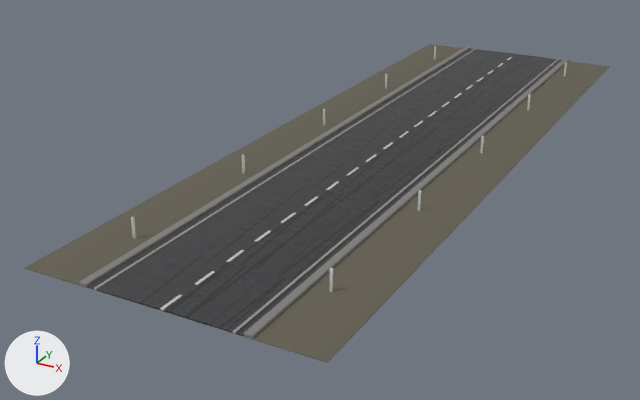
Renders of the glTF model public/assets/blender/road_section_v1.glb from each side of a commit.
One viewpoint serves both versions: a 50 mm lens placed at (17.6, -40.6, 15.8), pointed at (-3.0, -3.3, -2.8). The lights are fixed; the arrows at lower left show +X, +Y and +Z. The first picture is the older version. Vertices at exactly the same position are counted once.

The first picture shows 'Road_Crown', 'Road_Kerb_-1', 'Road_Kerb_1', 'Road_Surface', 'Road_Verge_-1', 'Road_Verge_1' and 5 more.
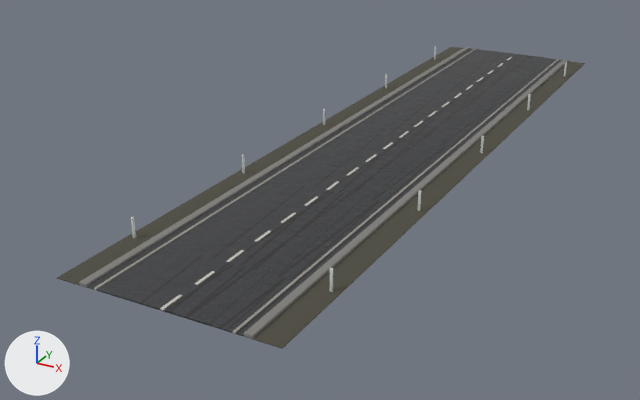
Location of each change, (x1, y1, x2, y2) in pixels of the pictures (640 x 400 px):
'Road_Verge_1', recoloured, rescaled (7% narrower)
    before: (252, 61, 610, 363)
    after: (252, 61, 585, 349)
'Road_Verge_-1', recoloured, rescaled (7% narrower)
    before: (24, 44, 463, 286)
    after: (57, 47, 463, 286)

Edits to the bpy script that builds the scene:
```text
Change mat_roadverge:
    mat_roadverge.base_color: (0.128, 0.116, 0.086) -> (0.074, 0.07, 0.05)  # brown #646053 -> dark grey #4d4b3f
Change me_cube_058:
    used by ob_road_verge__1; location = (-5.1, 0.0, 0.02)
    remove me_cube_058.from_pydata(...)  # 96 vertices, 188 faces; spans x -1.4..1.4, y -20.0..20.0, z 0.0
    add me_cube_058.from_pydata(...)  # 96 vertices, 188 faces; spans x -0.6..0.6, y -20.0..20.0, z 0.0
    me_cube_058 part 1: the whole mesh is scaled about its middle by (0.437, 1, 1.09)
Change me_cube_070:
    used by ob_road_verge_1; location = (5.1, 0.0, 0.02)
    remove me_cube_070.from_pydata(...)  # 96 vertices, 188 faces; spans x -1.4..1.4, y -20.0..20.0, z 0.0
    add me_cube_070.from_pydata(...)  # 96 vertices, 188 faces; spans x -0.6..0.6, y -20.0..20.0, z 0.0
    me_cube_070 part 2: the whole mesh is scaled about its middle by (0.437, 1, 1.09)
Change ob_road_verge__1:
    ob_road_verge__1.location: (-5.1, 0.0, 0.02) -> (-4.24, 0.0, 0.02)
Change ob_road_verge_1:
    ob_road_verge_1.location: (5.1, 0.0, 0.02) -> (4.24, 0.0, 0.02)
```
